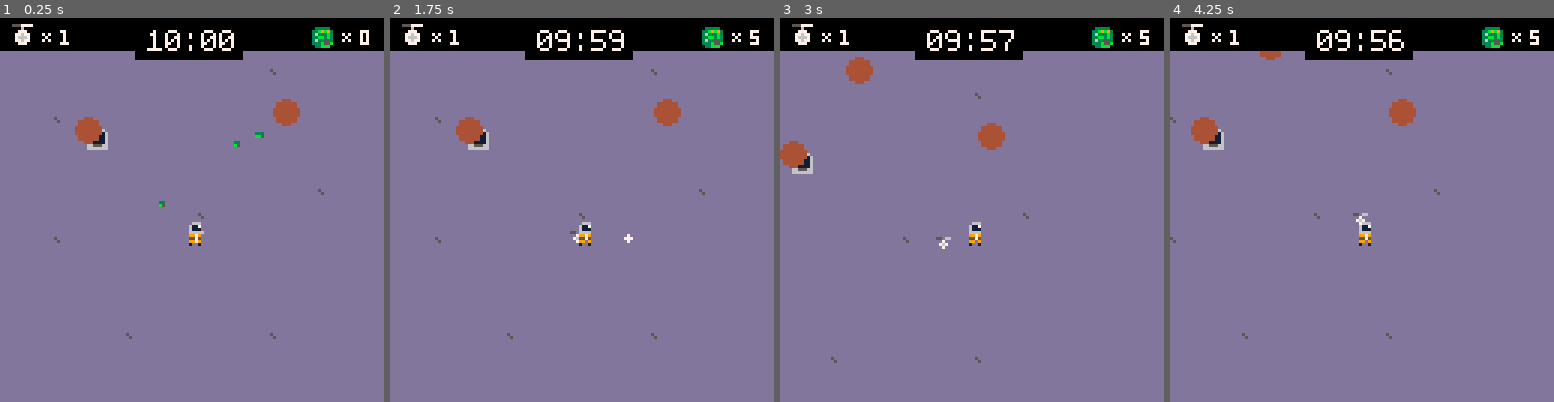
Above: before the commit, frames 1-4 (left to right).
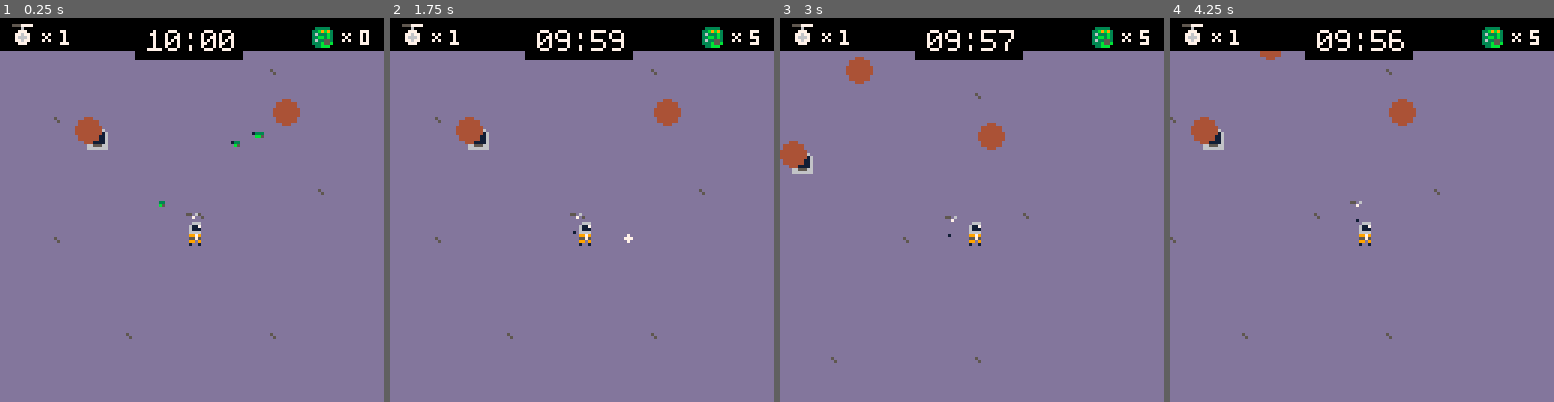
Above: after the commit, the same moments.

Repository: kevinthompson/moonbreak-p8
Game: PICO-8 cartridge moonbreak.p8
Same seed, same stepped clock (60 frames per second), same inputs: the game is played once before the commit and once after it.
Inputs:
- Up to frame 1 (0.25 s): no input
- Up to frame 2 (1.75 s): tap X (X key) at 0.33, 1.07 s; tap O (Z key) at 0.7, 1.7 s; hold Right from 1.6 s (still down)
- Up to frame 3 (3 s): tap X (X key) at 1.85, 2.97 s; release Right at 2.1 s; tap O (Z key) at 2.1, 2.5, 2.9 s; hold Up 2.15-2.42 s; hold Right from 2.47 s (still down)
- Up to frame 4 (4.25 s): release Right at 3.03 s; hold Left 3.08-3.58 s; tap O (Z key) at 3.3, 3.7, 4.1 s; hold Down 3.63-3.97 s; hold Right from 4.02 s (still down); tap X (X key) at 4.08 s

The runs differ from the first frame. In frame 1, less than 0.1% of the frame differs, in the area x 48-67%, y 29-59%; in frame 2, less than 0.1%; in frame 3, less than 0.1%, in the area x 40-47%, y 51-61%; in frame 4, less than 0.1%.

Commit message:
feat: targeting and throwing bots

Diff:
--- a/scripts/entities/bot.lua
+++ b/scripts/entities/bot.lua
@@ -1,65 +1,93 @@
 bot = entity:extend({
+  width = 5,
+  height = 4,
+
   r = 3,
   speed = .25,
   state = "follow",
   target = player,
   attack_timer = 0,
   attack_speed = 60,
-  flip = false,
+  elevation = 4,
   ox = 0,
   oy = 0,
 
   update = function(_ENV)
-    if dist(_ENV,target) > 32 then
-      speed = min(.5,speed + .05)
-    else
-      speed = max(.25,speed - .05)
-    end
-
-    if (state == "attack") then
-      _ENV:attack()
-      speed = .5
-    end
-
-    _ENV:follow()
+    states[state](_ENV)
   end,
 
   draw = function(_ENV)
-    spr(5,x-2,y-2,1,1,flip)
+    sspr(40,0,5,4,x - width/2, y - height - elevation)
   end,
 
-  attack = function(_ENV)
-    if attack_timer <= 0 then
-      target:hit()
-      attack_timer = attack_speed
-    else
-      attack_timer -= 1
-    end
-
-    if target.health <= 0 then
-      target = nil
-      state = "follow"
-      add(player.bots,_ENV)
-    end
+  throw_at = function(_ENV,t)
+    state = "throw"
+    target = t
+    animation_frames = 30
+    animation_frame = 0
   end,
 
-  follow = function(_ENV)
-    local px = x
-    local py = y
+  -- private
 
-    local a = atan2(target.x-x,target.y-y)
-    local dx = cos(a) * speed
-    local dy = sin(a) * speed
+  states = {
+    ["follow"] = function(_ENV)
+      if dist(_ENV,target) > 32 then
+        speed = min(.5,speed + .05)
+      else
+        speed = max(.25,speed - .05)
+      end
 
-    if (dx < 0) flip = true
-    if (dx > 0) flip = false
+      local px = x
+      local py = y
 
-    x = x + dx
-    y = y + dy
+      local a = atan2(target.x-x,target.y-y)
+      local dx = cos(a) * speed
+      local dy = sin(a) * speed
 
-    if ccol(target,_ENV) then
-      x = px
-      y = py
+      if (dx < 0) flip = true
+      if (dx > 0) flip = false
+
+      x = x + dx
+      y = y + dy
+
+      if ccol(target,_ENV) then
+        x = px
+        y = py
+      end
+    end,
+
+    ["attack"] = function(_ENV)
+      if attack_timer <= 0 then
+        target:hit()
+        attack_timer = attack_speed
+      else
+        attack_timer -= 1
+      end
+
+      if target.health <= 0 then
+        target = nil
+        state = "follow"
+        add(player.bots,_ENV)
+      end
+    end,
+
+    ["aiming"] = function(_ENV)
+      -- move towards player
+      x = lerp(x, player.x, .1)
+      y = lerp(y, player.y, .1)
+    end,
+
+    ["throw"] = function(_ENV)
+      -- move towards ground target
+      local b = (240/225)
+      local a = -b/30
+      elevation = a * animation_frame^2 + b * animation_frame
+
+      x = lerp(player.x, target.x, animation_frame / animation_frames)
+      y = lerp(player.y, target.y, animation_frame / animation_frames)
+      animation_frame = min(animation_frame + 1, animation_frames)
+      -- find target
+      -- attack target or return to player
     end
-  end
+  }
 })
--- a/scripts/entities/entity.lua
+++ b/scripts/entities/entity.lua
@@ -1,4 +1,20 @@
 entity=gameobject:extend({
-	x=0,
+  -- position
+  x=0,
 	y=0,
+  elevation = 0,
+
+  -- drawing
+  width = 8,
+  height = 8,
+  flip = false,
+
+  -- animation
+  animation_frame = 0,
+  animation_frames = 0,
+
+  draw_shadow = function(_ENV)
+    local shadow_width = 1 / (elevation + 1)
+    line(x-shadow_width/2,y,x+shadow_width/2,y,1)
+  end
 })
--- a/scripts/entities/player.lua
+++ b/scripts/entities/player.lua
@@ -7,15 +7,19 @@
   target = nil,
   bots = {},
   energy = 0,
-  flip = false,
   state = "walking",
+  ang = 0,
 
   update=function(_ENV)
-    if btn(4) then
+    bot = bots[1]
+
+    if bot and btn(4) then
       state = "aiming"
     else
       state = "walking"
       target = nil
+      bot.state = "follow"
+      bot.target = _ENV
     end
 
     if state == "walking" then
@@ -40,6 +44,10 @@
     -- proposed input
     -- hold Z, left/right to adjust angle, up/down to adjust distance, X to throw
 
+    if bot.state != "throw" then
+      bot.state = "aiming"
+    end
+
     if not target then
       target = {
         ang = ang,
@@ -60,15 +68,8 @@
     target.y = y + sin(target.ang) * target.dist
 
     -- detect throw input
-    if btnp(5)
-    and #bots > 0 then
-      local bot = bots[1]
-
-      bot.state = "throw"
-      bot.target = {
-        x = target.x,
-        y = target.y
-      }
+    if btnp(5) then
+      bot:throw_at(target)
     end
   end,
 
--- a/scripts/scenes/game.lua
+++ b/scripts/scenes/game.lua
@@ -32,8 +32,14 @@
     cls(13)
     map()
 
+    -- draw shadows
     for e in all(entities) do
       e:update()
+      e:draw_shadow()
+    end
+
+    -- draw entities
+    for e in all(entities) do
       e:draw()
     end
 
